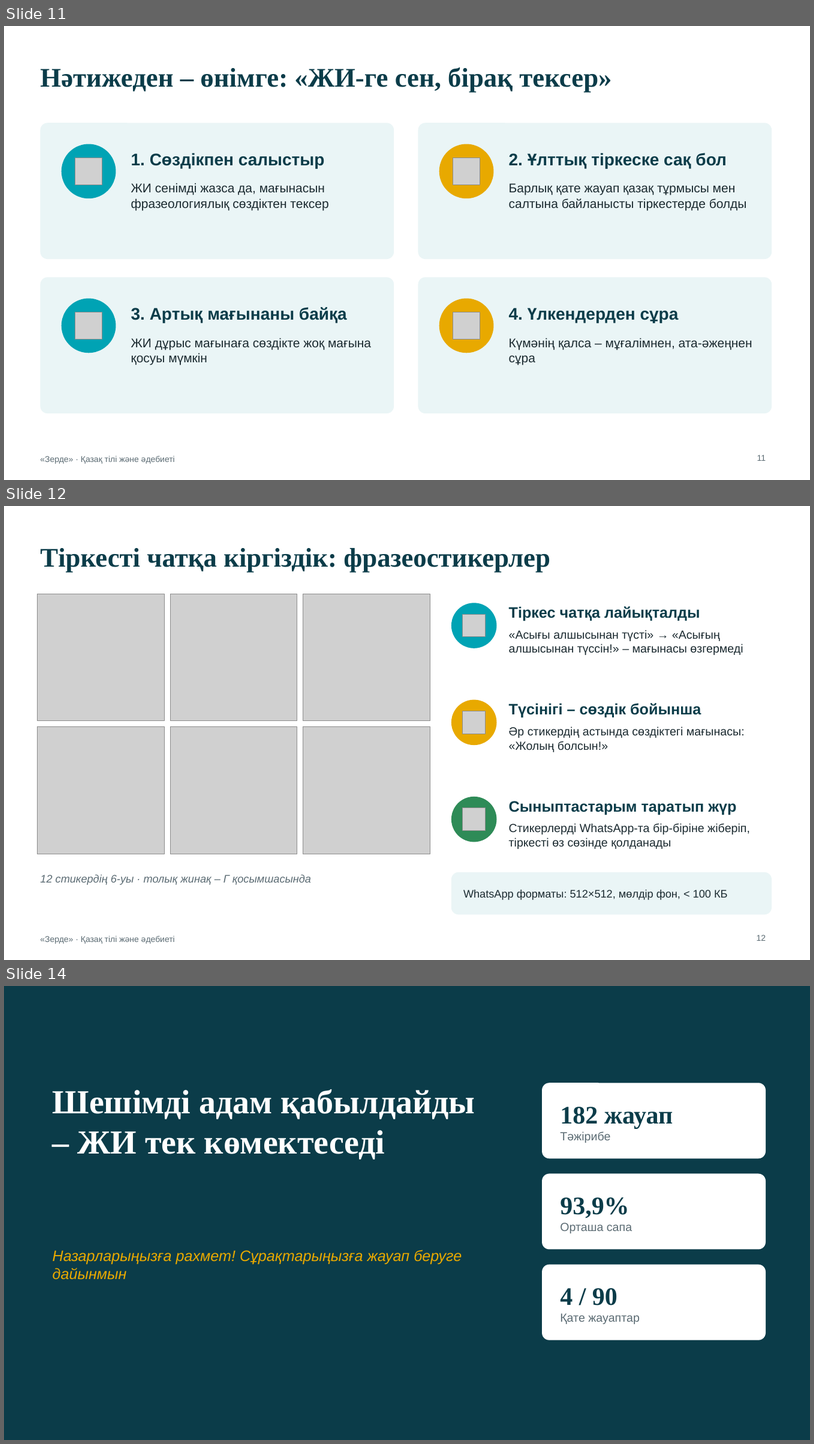
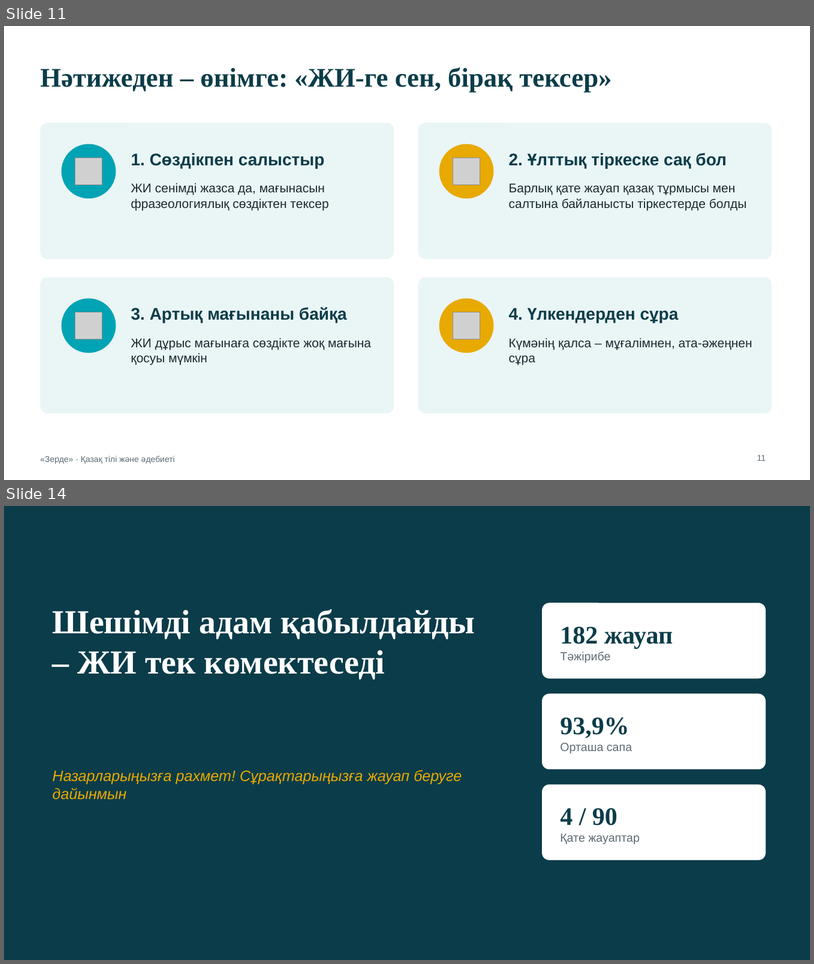
Before and after one commit to saduakastattigul7-bot/jjjjj, a slide deck: Zerde_ZhI_frazeologizm/Qorgau_prezentatsiyasy.pptx. Shown one above the other, each under a label of ours: slides 11, 12 and 14 before the commit, slides 11 and 14 after it; the slides between them are not shown. The pictures are 814x1444 and 814x964 pixels, drawn with LibreOffice and Linux fonts; fonts in the diff are those of the drawing; grey boxes stand for pictures. Boxes give left, top, right and bottom in pixels: in the first picture for what was removed or moved away, otherwise in the second. Text is boxed around its words. In the diff, an @@ line names an element or a change of style, - is before the commit and + after.

```diff
--- a/Zerde_ZhI_frazeologizm/Qorgau_prezentatsiyasy.pptx
+++ b/Zerde_ZhI_frazeologizm/Qorgau_prezentatsiyasy.pptx
@@ slide 12 removed at (x1=4, y1=506, x2=810, y2=960), background #FFFFFF; not listed: 1 template element that a slide beside it also shows @@
@@ title removed at (x1=40, y1=548, x2=551, y2=572) @@
-Тіркесті чатқа кіргіздік: фразеостикерлер
@@ picture removed at (x1=37, y1=594, x2=164, y2=721) @@
@@ picture removed at (x1=170, y1=594, x2=297, y2=721) @@
@@ picture removed at (x1=303, y1=594, x2=431, y2=721) @@
@@ ellipse removed at (x1=452, y1=603, x2=497, y2=648) @@
@@ text removed at (x1=509, y1=606, x2=700, y2=621) @@
-Тіркес чатқа лайықталды
@@ picture removed at (x1=463, y1=614, x2=486, y2=637) @@
@@ text removed at (x1=509, y1=630, x2=743, y2=655) @@
-«Асығы алшысынан түсті» → «Асығың алшысынан түссін!» – мағынасы өзгермеді
@@ ellipse removed at (x1=452, y1=700, x2=497, y2=745) @@
@@ text removed at (x1=509, y1=703, x2=701, y2=718) @@
-Түсінігі – сөздік бойынша
@@ picture removed at (x1=463, y1=711, x2=486, y2=734) @@
@@ picture removed at (x1=37, y1=727, x2=164, y2=854) @@
@@ picture removed at (x1=170, y1=727, x2=297, y2=854) @@
@@ picture removed at (x1=303, y1=727, x2=431, y2=854) @@
@@ text removed at (x1=509, y1=726, x2=745, y2=752) @@
-Әр стикердің астында сөздіктегі мағынасы: «Жолың болсын!»
@@ ellipse removed at (x1=452, y1=796, x2=497, y2=842) @@
@@ picture removed at (x1=463, y1=808, x2=486, y2=831) @@
@@ text removed at (x1=509, y1=801, x2=737, y2=814) @@
-Сыныптастарым таратып жүр
@@ text removed at (x1=509, y1=823, x2=750, y2=849) @@
-Стикерлерді WhatsApp-та бір-біріне жіберіп, тіркесті өз сөзінде қолданады
@@ text removed at (x1=40, y1=874, x2=311, y2=885) @@
-12 стикердің 6-уы · толық жинақ – Г қосымшасында
@@ rounded rectangle removed at (x1=452, y1=872, x2=772, y2=915) @@
@@ text removed at (x1=464, y1=889, x2=728, y2=900) @@
-WhatsApp форматы: 512×512, мөлдір фон, < 100 КБ
@@ page number removed at (x1=757, y1=934, x2=767, y2=940) @@
-12
```
Also in this commit, not shown: 1 slide changed, 1 slide added, 23 other files.
